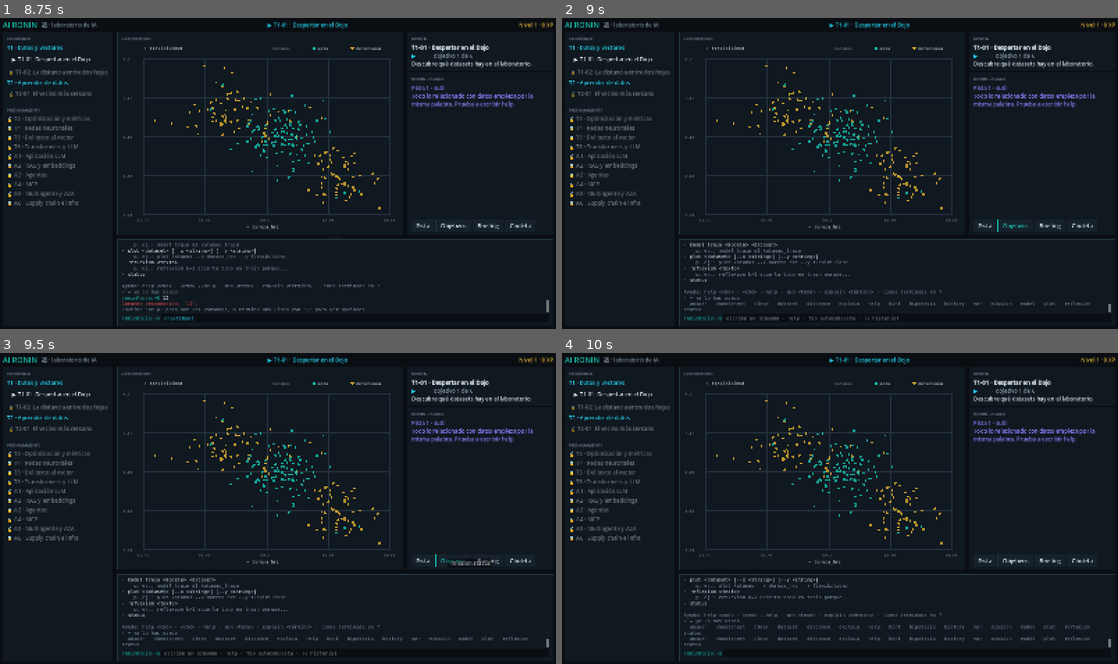
Above: before the commit, frames 1-4 (two rows, left to right).
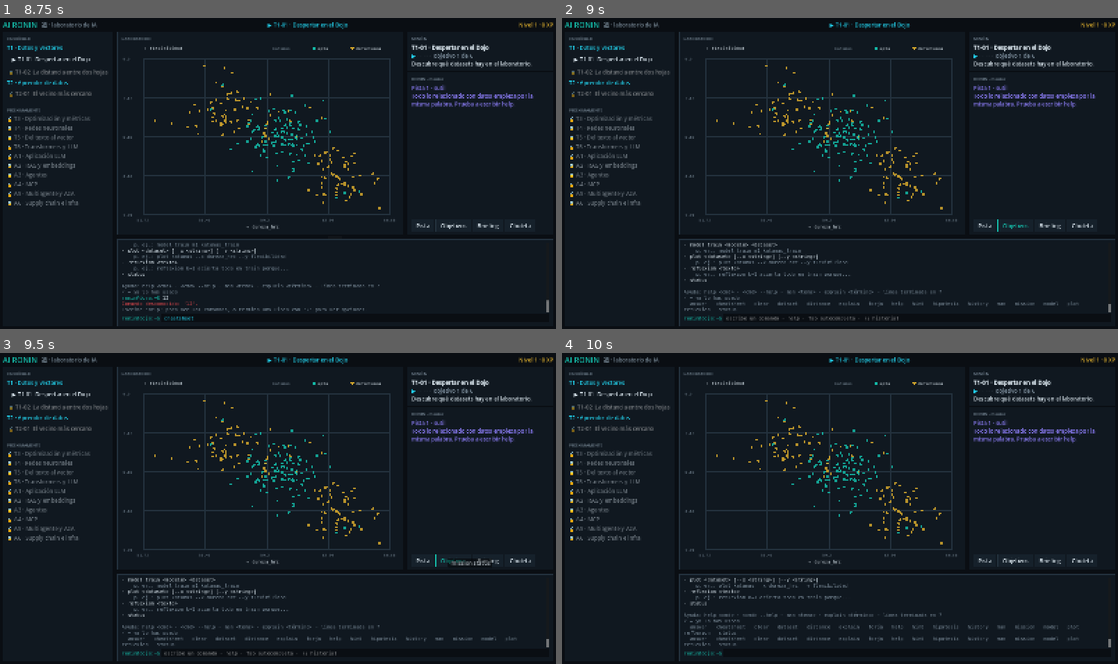
Above: after the commit, the same moments.

Repository: Kanarath/ai-ronin
Game: Godot game, scene res://ui/hub/hub_screen.tscn
Two runs of this game, one before a commit and one after it. Both use one fixed random seed, a clock stepped at 60 frames per second and the inputs below.
Inputs (mouse positions are in pixels of both pictures, inside the frame that each line leads up to):
- Up to frame 1 (8.75 s): click (355, 319) at 0.52 s; type "12" at 0.6 s; click "· T1-01 Despertar en el Dojo" at 1.25 s; click "▶ T1-01 Despertar en el Dojo" at 2 s; click "Pista" at 2.75 s; click "Objetivos" at 3.5 s; click "Briefing" at 4.25 s; click "Chuleta" at 5 s; tap Enter at 5.75, 7.25 s; move the mouse to (333, 282) at 5.77 s; hold Up 5.78-6.53 s; tap Tab every 0.75 s from 5.85 to 8.1 s; click (333, 282) at 5.92 s; tap Space at 6.5, 8 s; move the mouse to (166, 189) at 6.52 s; hold Down 6.53-7.28 s; move the mouse to (333, 105) at 7.27 s; hold Up from 7.28 s (still down); move the mouse to (250, 235) at 8.02 s; click (250, 235) at 8.17 s
- Up to frame 2 (9 s): tap Enter at 8.75 s; move the mouse to (1006, 220) at 8.77 s; release Up at 8.78 s; hold Down from 8.78 s (still down); tap Tab at 8.85 s
- Up to frame 3 (9.5 s): keep holding Down
- Up to frame 4 (10 s): keep holding Down; tap Space at 9.5 s; move the mouse to (673, 461) at 9.52 s; tap Tab at 9.6 s

Frame 1 is identical in both runs. In frame 2, 0.2% of the frame differs, in the area x 22-95%, y 91-95%; in frame 3, 0.2%; in frame 4, 0.4%, in the area x 22-95%, y 87-95%.

Commit message:
ayuda para instalar Python: comando forja setup y tema man python
El Dojo no puede detectar ni instalar Python (está aislado), así que explica los
pasos por sistema operativo (Windows, macOS, Linux) y deja claro que los
ejercicios no bloquean el progreso.

Co-Authored-By: Claude Opus 5.5 <noreply@anthropic.com>

Diff:
--- a/game/content/manual.json
+++ b/game/content/manual.json
@@ -1,6 +1,17 @@
 {
   "schema_version": 1,
   "topics": [
+    {
+      "id": "python",
+      "title": "Python y los ejercicios de la Forja",
+      "body": [
+        "Las misiones se juegan en el Dojo. Los ejercicios 🛠 se programan en Python, el lenguaje estándar de la IA, en la carpeta forja/ejercicios del proyecto.",
+        "El Dojo no puede comprobar si tienes Python ni instalarlo: está aislado de tu sistema a propósito. Los pasos para cada sistema operativo los da el comando forja setup (o forja setup --os macos / --os linux).",
+        "Solo hace falta Python 3.12 o superior: los tests usan unittest, que viene incluido. Ejecuta los tests desde forja/ejercicios con: python -m unittest -v test_T1_01_estadisticas.",
+        "Si no puedes instalar Python en este equipo, sigue jugando: los ejercicios no bloquean el progreso del Dojo y puedes hacerlos más tarde en otro equipo."
+      ],
+      "see_also": ["terminal"]
+    },
     {
       "id": "terminal",
       "title": "Cómo usar el terminal del Dojo",
--- a/game/core/commands/core_commands.gd
+++ b/game/core/commands/core_commands.gd
@@ -38,7 +38,15 @@
 	reg.register(Command.new("cheatsheet", "Chuleta: comandos disponibles con ejemplos y conceptos.",
 		func(ctx: CommandContext, a: Dictionary) -> CommandResult: return _cheatsheet(ctx, a), "ayuda"))
 
-	reg.register(Command.new("history", "Historial de comandos de esta sesión.",
+	reg.register(Command.new("forja setup", "Cómo preparar tu equipo para los ejercicios en Python (instalar Python).",
+		func(c: CommandContext, a: Dictionary) -> CommandResult: return _forja_setup(c, a), "ayuda")
+		.with_signature(CommandSignature.new()
+			.opt("os", "sistema operativo", "string", "windows", ["windows", "macos", "linux"])
+			.example("forja setup")
+			.example("forja setup --os macos"))
+		.with_details("El Dojo está aislado: no puede comprobar ni instalar nada en tu equipo. Este comando solo te explica los pasos para que los hagas tú."))
+
+	reg.register(Command.new("history","Historial de comandos de esta sesión.",
 		func(ctx: CommandContext, a: Dictionary) -> CommandResult: return _history(ctx, a), "terminal"))
 
 	reg.register(Command.new("clear", "Limpia la pantalla del terminal.",
@@ -179,6 +187,42 @@
 	return r
 
 
+static func _forja_setup(ctx: CommandContext, a: Dictionary) -> CommandResult:
+	var r := CommandResult.new()
+	r.line("PREPARAR LA FORJA · Python para los ejercicios 🛠", "accent")
+	r.line("El Dojo no ejecuta nada en tu equipo (está aislado), así que estos pasos los haces tú en una terminal de tu sistema.", "muted")
+	r.line("")
+	r.line("1. Instalar Python 3.12 o superior", "accent")
+	match String(a["os"]):
+		"macos":
+			r.line("  Opción A (Homebrew):  brew install python", "data")
+			r.line("  Opción B: instalador oficial de https://www.python.org/downloads/", "data")
+			r.line("  Comprueba: python3 --version", "data")
+		"linux":
+			r.line("  Debian/Ubuntu:  sudo apt install python3", "data")
+			r.line("  Fedora:         sudo dnf install python3", "data")
+			r.line("  Comprueba: python3 --version", "data")
+		_:
+			r.line("  Opción A (PowerShell):  winget install --id Python.Python.3.13 -e", "data")
+			r.line("  Opción B: instalador oficial de https://www.python.org/downloads/", "data")
+			r.line("            ⚠ marca «Add python.exe to PATH» en la primera pantalla.", "warn")
+			r.line("  Cierra y abre la terminal. Comprueba: python --version", "data")
+			r.line("  Si se abre la Microsoft Store: Configuración → Aplicaciones → Configuración avanzada", "muted")
+			r.line("  → Alias de ejecución de aplicaciones → desactiva python.exe y python3.exe.", "muted")
+	r.line("")
+	r.line("2. No hace falta instalar nada más", "accent")
+	r.line("  Los tests usan unittest, que viene con Python. Sin pip, sin librerías.", "muted")
+	r.line("")
+	r.line("3. Ejecutar un ejercicio (desde la carpeta forja/ejercicios del proyecto)", "accent")
+	var py := "python3" if String(a["os"]) != "windows" else "python"
+	r.line("  %s -m unittest -v test_T1_01_estadisticas" % py, "data")
+	r.line("")
+	r.line("¿Sin Python ni permisos para instalarlo? Puedes seguir con todas las misiones del Dojo; los ejercicios 🛠 quedan pendientes y no bloquean tu progreso.", "muted")
+	r.line("Más: man python · forja setup --os macos|linux", "muted")
+	ctx.emit("help.forja_setup", {"os": a["os"]})
+	return r
+
+
 static func _history(ctx: CommandContext, _a: Dictionary) -> CommandResult:
 	var r := CommandResult.new()
 	var h := ctx.shell.history
--- a/game/tests/unit/core/test_terminal.gd
+++ b/game/tests/unit/core/test_terminal.gd
@@ -171,6 +171,13 @@
 	assert_eq(shell.events_named("command.failed").size(), 1)
 
 
+func test_forja_setup_explica_instalacion_por_sistema() -> void:
+	assert_true(shell.execute("forja setup").plain_text().contains("winget install"))
+	assert_true(shell.execute("forja setup --os macos").plain_text().contains("brew install python"))
+	assert_true(shell.execute("forja setup --os linux").plain_text().contains("apt install python3"))
+	assert_true(shell.execute("man python").ok)
+
+
 func test_contenido_sin_errores() -> void:
 	var lib := ContentLibrary.load_default()
 	assert_eq(lib.errors.size(), 0, ", ".join(lib.errors))
--- a/game/ui/hub/hub_screen.gd
+++ b/game/ui/hub/hub_screen.gd
@@ -294,7 +294,7 @@
 	_on_mentor("◆ Misión %s completada · +%d XP · maestría %d/100. %s" % [m["id"], xp_gained, result["score"], trial], "praise")
 	var exercise: String = m.get("debrief", {}).get("exercise", "")
 	if not exercise.is_empty():
-		_on_mentor("🛠 Ahora, con tus manos: abre %s y haz que pasen sus tests (instrucciones en forja/ejercicios/README.md)." % exercise, "info")
+		_on_mentor("🛠 Ahora, con tus manos: abre %s y haz que pasen sus tests. ¿No tienes Python? Escribe forja setup." % exercise, "info")
 	_refresh_all()
 
 
